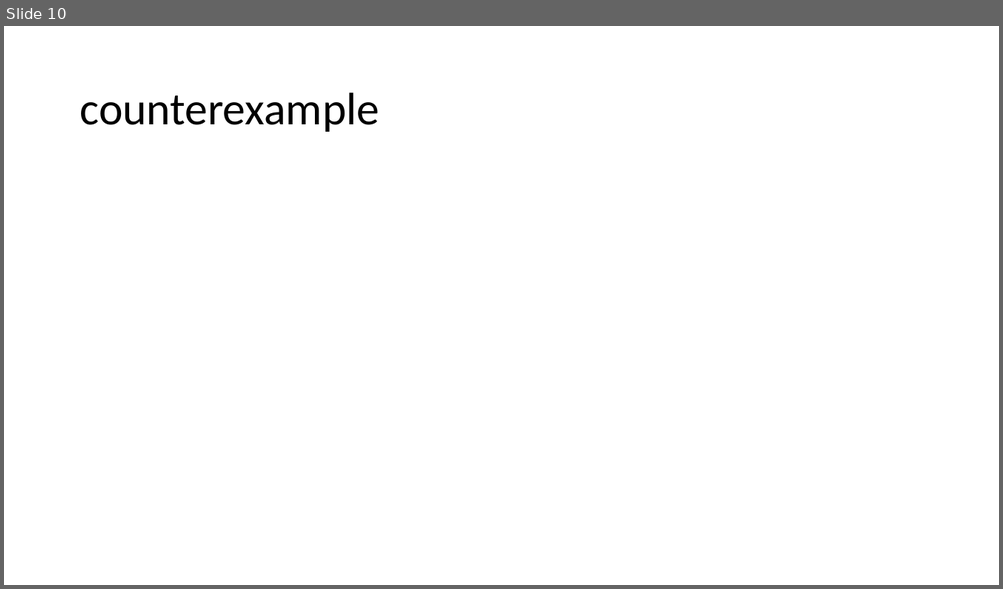
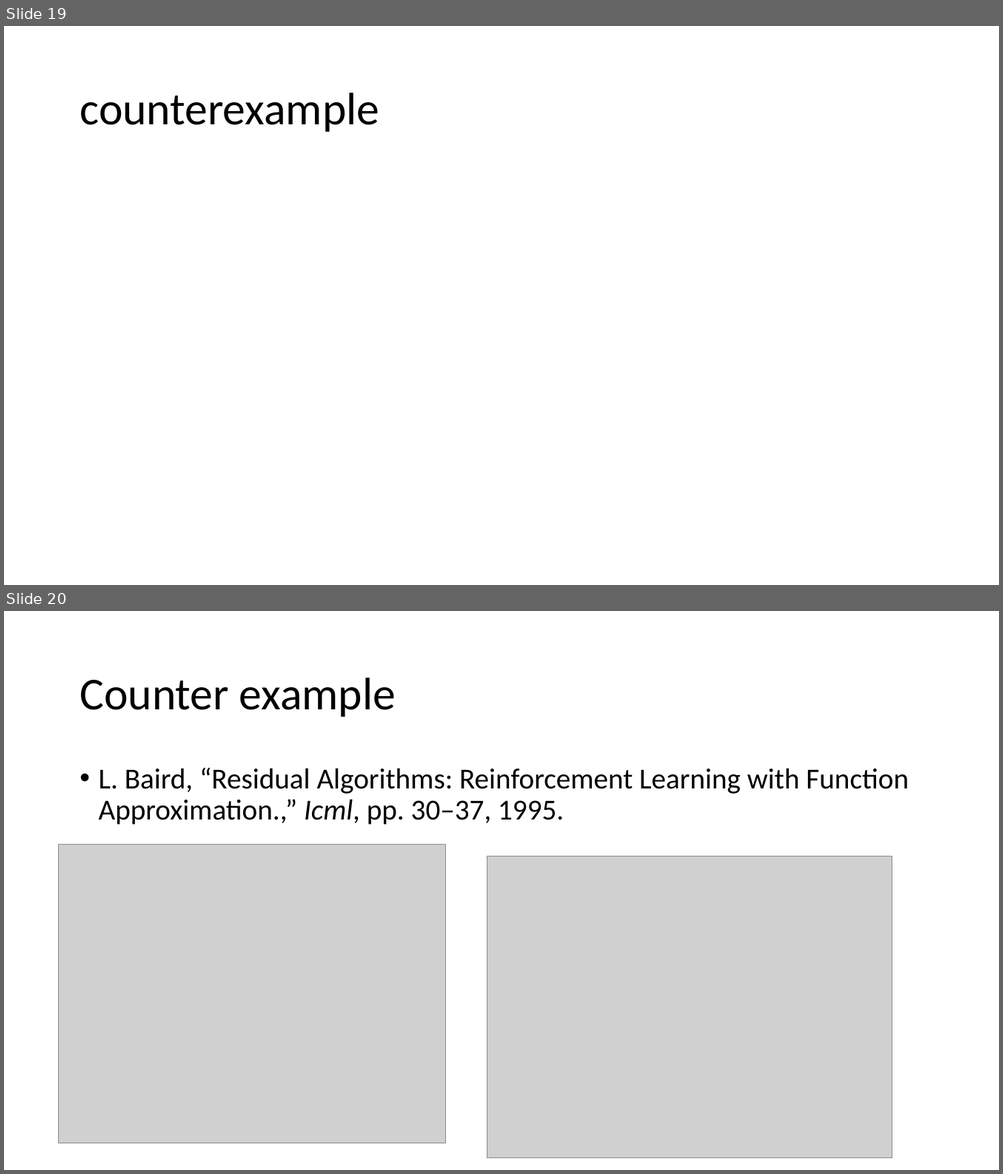
Before and after one commit to xfdywy/RL, a slide deck: some slide/rl theory.pptx. Shown one above the other, each under a label of ours: slide 10 before the commit, slides 19 and 20 after it. The pictures are 1003x589 and 1003x1174 pixels, drawn with LibreOffice and Linux fonts; fonts in the diff are those of the drawing; grey boxes stand for pictures. Boxes give left, top, right and bottom in pixels: in the first picture for what was removed or moved away, otherwise in the second. Text is boxed around its words. In the diff, an @@ line names an element or a change of style, - is before the commit and + after.

```diff
--- a/some slide/rl theory.pptx
+++ b/some slide/rl theory.pptx
@@ slide 20 added at (4,611,999,1170), background #FFFFFF @@
@@ title added at (79,678,395,717), 44 pt, text #000000 @@
+Counter example
@@ text added at (99,768,908,825), 28 pt, text #000000 @@
+• L. Baird, “Residual Algorithms: Reinforcement Learning with Function Approximation.,” Icml, pp. 30–37, 1995.
@@ picture added at (59,845,446,1144) @@
@@ picture added at (486,857,891,1159) @@
@@ what was slide 10 is now slide 19 @@
```
Also in this commit, not shown: 5 slides changed, 4 other slides added, 1 slide removed, 1 other file.
